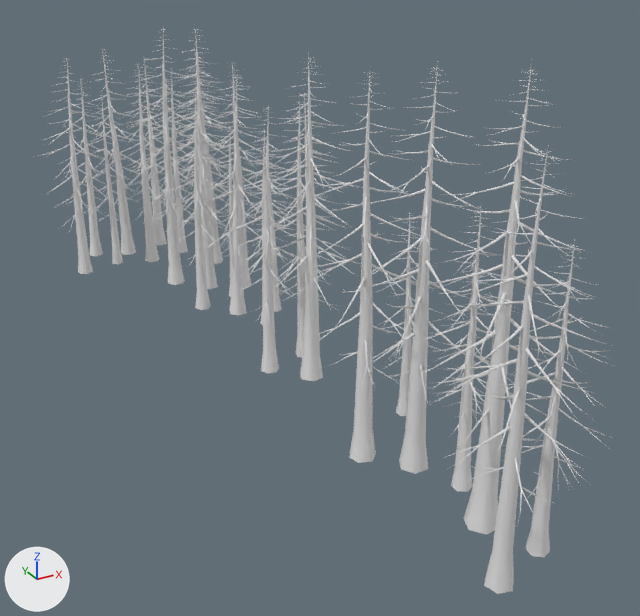
The glTF model public/Models/Trees/tree8.glb: old version first, new version second.
Before and after are seen from a 50 mm lens placed at (-124.0, -884.0, 479.0), pointed at (305.0, -104.0, 89.0). Arrows for +X, +Y and +Z are at lower left; the lights stay in place. Where no turn or scale is listed for an object, it has been applied to the vertices. Vertices at the same position are counted once.

Names of what the first picture shows: 'tree8'.
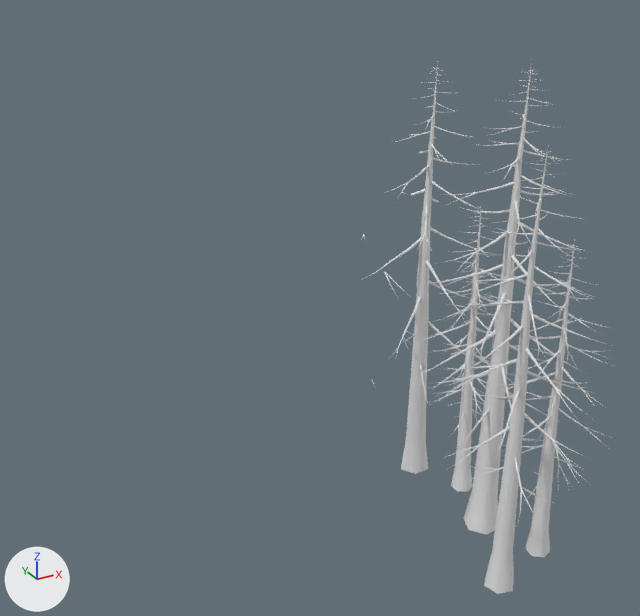
Boxes (x1, y1, x2, y2) around the edits, measured in the pictures (640 x 616 px):
'tree8', reshaped: before (38, 24, 613, 594); after (359, 64, 613, 594)
part 1 of me_tree_238, deleted: before (38, 24, 481, 463)
part 2 of me_tree_238, deleted: before (363, 82, 477, 468)

What the commit changed:
me_tree_238 is used by ob_tree8; location (164.0, 360.0, 0.0).
me_tree_238 had 60727 vertices, 97890 faces and spanned x -52.0..240.0, y -892.0..123.0, z 0.0..392.0.
me_tree_238 now has 11192 vertices, 17877 faces and spans x 47.0..222.0, y -892.0..-651.0, z 0.0..392.0.
me_tree_238 part 1: 2384 loose pieces with 49243 vertices, spanning x -52.0..240.0, y -664.0..123.0, z 0.0..372.0, are deleted.
me_tree_238 part 2: 292 vertices removed from x 76.0..212.0, y -659.0..-616.0, z 0.0..365.0.
